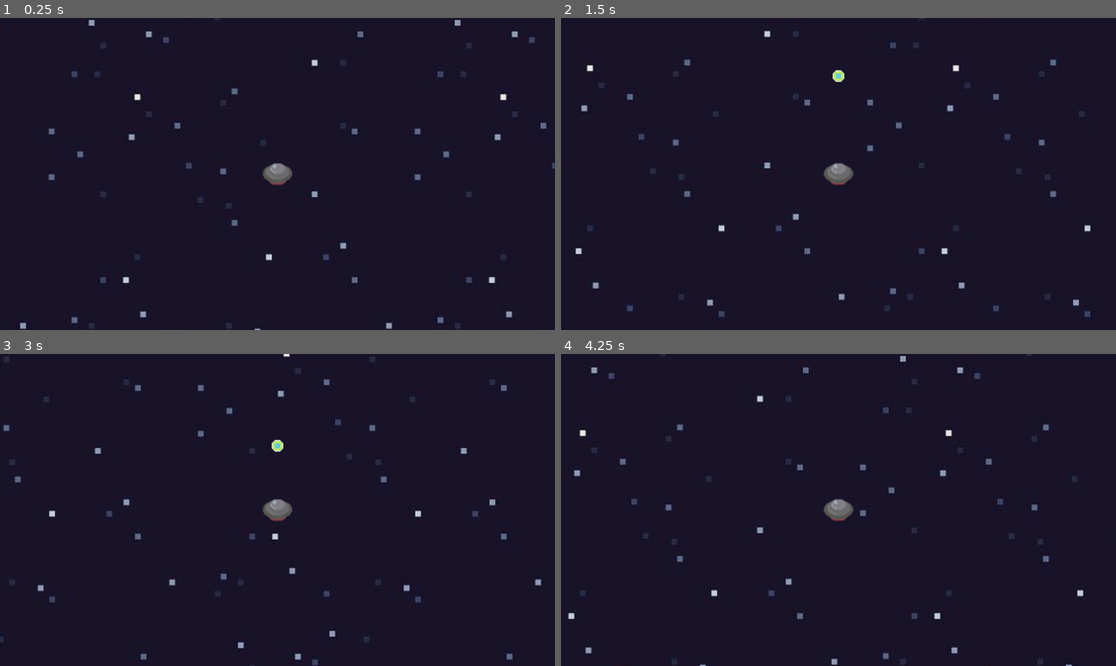
Above: before the commit, frames 1-4 (two rows, left to right).
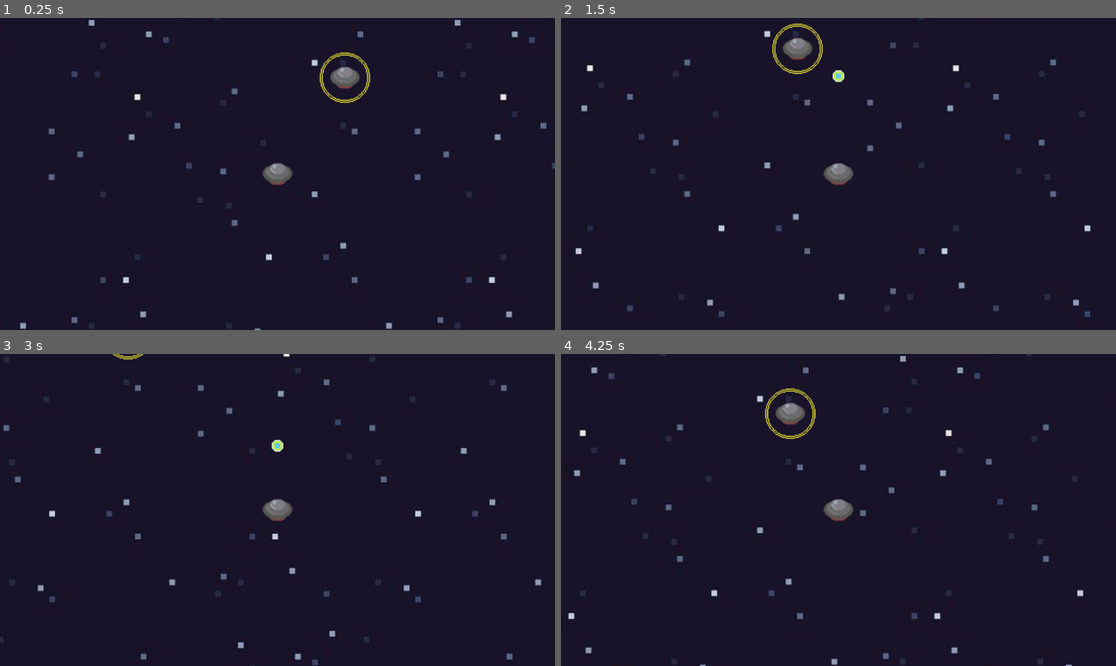
Above: after the commit, the same moments.

Repository: santana-gui/asteroids_survivor
Game: Godot game, scene res://main.tscn
Two runs of this game, one before a commit and one after it. Both use one fixed random seed, a clock stepped at 60 frames per second and the inputs below.
Inputs:
- Up to frame 1 (0.25 s): no input
- Up to frame 2 (1.5 s): tap Enter at 0.5 s; hold D (move_right) 0.53-1.28 s; tap U (shoot) at 0.6, 1.35 s; hold S (move_down) from 1.28 s (still down)
- Up to frame 3 (3 s): release S (move_down) at 2.03 s; hold D (move_right) 2.03-2.78 s; tap U (shoot) at 2.1, 2.85 s; hold W (move_up) from 2.78 s (still down)
- Up to frame 4 (4.25 s): release W (move_up) at 3.53 s; hold A (move_left) from 3.53 s (still down); tap U (shoot) at 3.6 s

The runs differ from the first frame. In frame 1, 0.6% of the frame differs, in the area x 57-67%, y 10-28%; in frame 2, 0.6%; in frame 3, less than 0.1%; in frame 4, 0.6%, in the area x 36-46%, y 10-28%.

Commit message:
add sprite shld
test thing

Diff:
--- a/main.tscn
+++ b/main.tscn
@@ -1,7 +1,8 @@
-[gd_scene load_steps=3 format=3 uid="uid://bmchogqc4r7ub"]
+[gd_scene load_steps=4 format=3 uid="uid://bmchogqc4r7ub"]
 
 [ext_resource type="Texture2D" uid="uid://p80wq7i4o7cu" path="res://rawr/8dbb588536397d8571c934332ff1dffc.jpg" id="1_0xm2m"]
 [ext_resource type="PackedScene" uid="uid://rdu0e287rd8x" path="res://player.tscn" id="1_ig7tw"]
+[ext_resource type="Texture2D" uid="uid://bxjfnsin4c41e" path="res://rawr/shield-1.png" id="3_h2yge"]
 
 [node name="Main" type="Node"]
 
@@ -15,6 +16,10 @@
 
 [node name="Camera2D" type="Camera2D" parent="Game/Player"]
 
+[node name="Sprite2D2" type="Sprite2D" parent="Game"]
+position = Vector2(70, -100)
+texture = ExtResource("3_h2yge")
+
 [node name="UI" type="Control" parent="."]
 layout_mode = 3
 anchors_preset = 0
